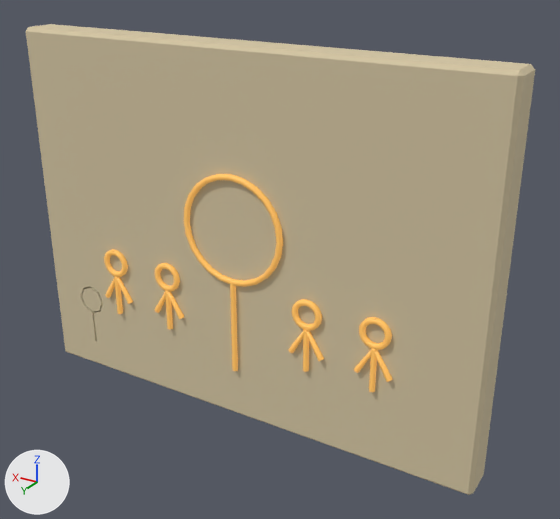
The glTF model game/models/cave/mural_1.glb as it was, and as the next commit left it.
Before and after are seen from a 50 mm camera at (-3.1, 4.64, 3.75) aimed at (-0.29, -0.05, 1.4). The lights are fixed; the arrows at lower left show +X, +Y and +Z. The picture after the commit comes second. Vertices at exactly the same position are counted once.

The first picture shows 'mural_1'.
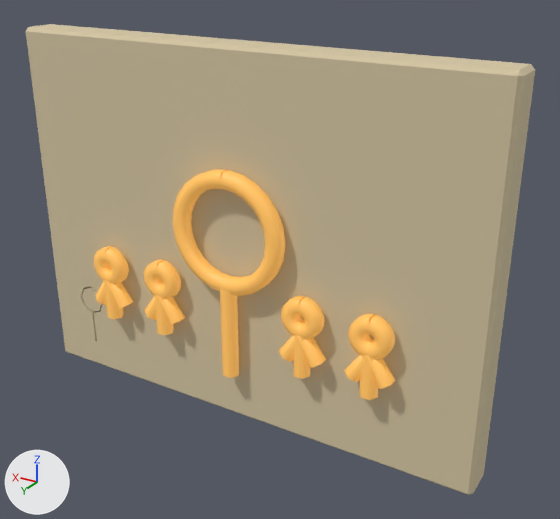
Where the change shows, as pixel boxes (x1, y1, x2, y2) in the pictures (560 x 519 px; the box of a moved part takes in the faces that stretch with it):
part 1 of me_mural_panel_001, moved or reshaped
    before: (230, 283, 238, 371)
    after: (220, 289, 239, 378)
part 2 of me_mural_panel_001, moved or reshaped
    before: (369, 348, 377, 392)
    after: (359, 355, 378, 400)
part 3 of me_mural_panel_001, moved or reshaped
    before: (303, 330, 309, 372)
    after: (294, 335, 310, 379)
part 4 of me_mural_panel_001, moved or reshaped
    before: (165, 291, 173, 330)
    after: (155, 295, 174, 335)
part 5 of me_mural_panel_001, moved or reshaped
    before: (114, 276, 123, 314)
    after: (104, 281, 124, 319)
part 6 of me_mural_panel_001, rebuilt (14% wider, 12% taller)
    before: (184, 174, 283, 287)
    after: (172, 169, 285, 296)
part 7 of me_mural_panel_001, moved or reshaped
    before: (288, 299, 392, 382)
    after: (279, 296, 395, 389)
part 8 of me_mural_panel_001, moved or reshaped
    before: (104, 249, 184, 319)
    after: (94, 246, 185, 325)

The change, as a list of edits to the scene's bpy script:
```text
Change me_mural_panel_001:
    used by ob_mural_1; location = (0.0, 0.0, 0.0)
    remove me_mural_panel_001.from_pydata(...)  # 943 vertices, 1728 faces; spans x -2.0..2.0, y -0.15..0.19, z 0.0..3.0
    add me_mural_panel_001.from_pydata(...)  # 946 vertices, 1728 faces; spans x -2.0..2.0, y -0.15..0.3, z 0.0..3.0
    me_mural_panel_001 part 1: the loose piece of 12 vertices spanning x -0.02..0.02, y 0.15..0.19, z 0.45..1.23 is scaled about its middle by (3, 3, 1), then moved by (0.0, 0.06, 0.0)
    me_mural_panel_001 part 2: the loose piece of 12 vertices spanning x -1.22..-1.18, y 0.15..0.19, z 0.65..1.0 is scaled about its middle by (3, 3, 1), then moved by (0.0, 0.06, 0.0)
    me_mural_panel_001 part 3: the loose piece of 12 vertices spanning x -0.67..-0.63, y 0.15..0.19, z 0.65..1.0 is scaled about its middle by (3, 3, 1), then moved by (0.0, 0.06, 0.0)
    me_mural_panel_001 part 4: the loose piece of 12 vertices spanning x 0.63..0.67, y 0.15..0.19, z 0.65..1.0 is scaled about its middle by (3, 3, 1), then moved by (0.0, 0.06, 0.0)
    me_mural_panel_001 part 5: the loose piece of 12 vertices spanning x 1.18..1.22, y 0.15..0.19, z 0.65..1.0 is scaled about its middle by (3, 3, 1), then moved by (0.0, 0.06, 0.0)
    me_mural_panel_001 part 6: the loose piece of 150 vertices spanning x -0.44..0.44, y 0.15..0.19, z 1.21..2.09 is rebuilt with 150 vertices and now spans x -0.48..0.48, y 0.16..0.3, z 1.17..2.13
    me_mural_panel_001 part 7: 328 vertices removed from x -1.35..-0.5, y 0.15..0.19, z 0.77..1.24; 331 vertices added at x -1.38..-0.47, y 0.16..0.3, z 0.75..1.28
    me_mural_panel_001 part 8: 328 vertices removed from x 0.5..1.35, y 0.15..0.19, z 0.77..1.24; 328 vertices added at x 0.47..1.38, y 0.16..0.3, z 0.75..1.28
```
